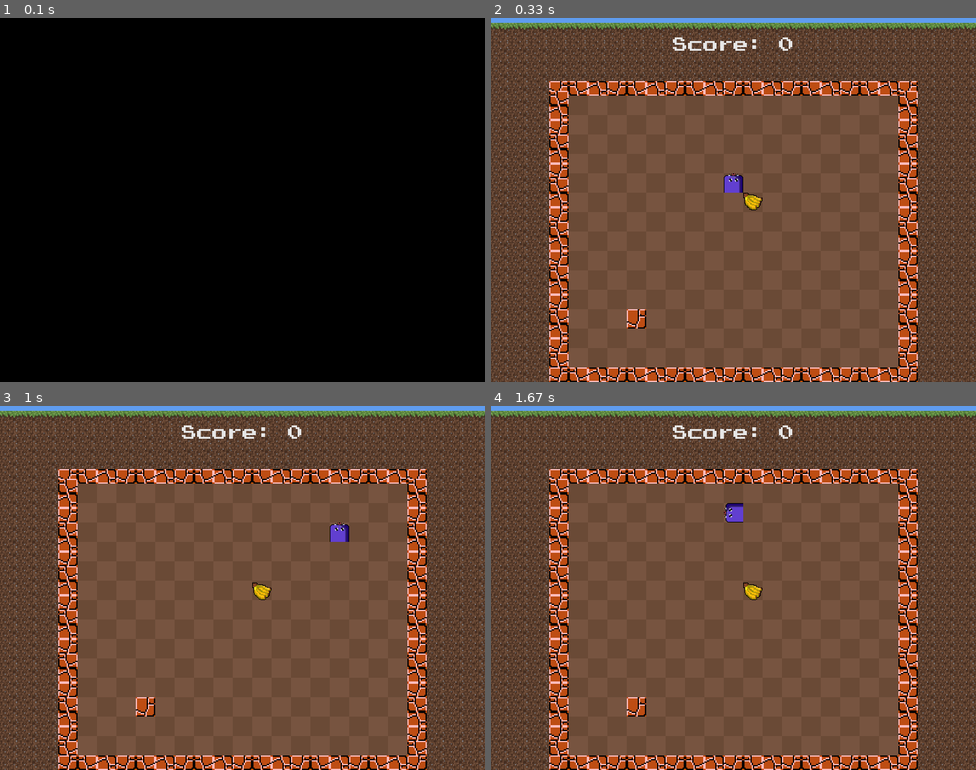
Above: before the commit, frames 1-4 (two rows, left to right).
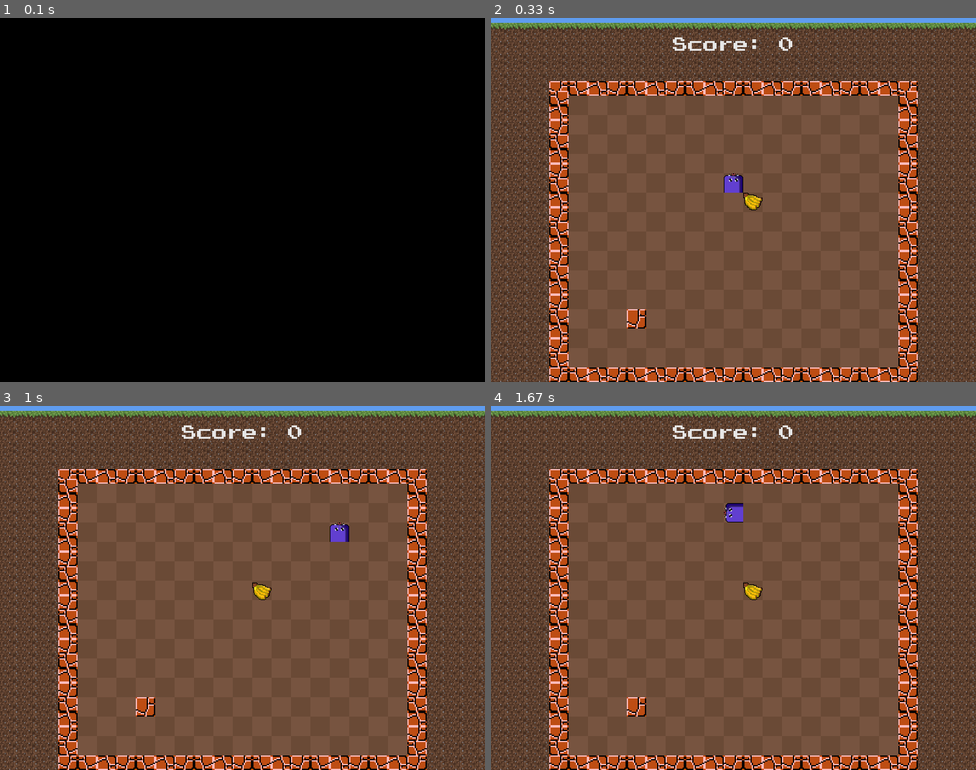
Above: after the commit, the same moments.

Repository: LUDUSLab/stem-games
Game: pygame game, started from natanael.lucena/snakepro/main.py
Two runs of this game, one before a commit and one after it. Both use one fixed random seed, a clock stepped at 60 frames per second and the inputs below.
Inputs:
- Up to frame 1 (0.1 s): no input
- Up to frame 2 (0.33 s): no input
- Up to frame 3 (1 s): hold D 0.33-0.8 s; hold W from 0.83 s (still down)
- Up to frame 4 (1.67 s): release W at 1.13 s; hold A 1.17-1.63 s

Frame 1 is identical in both runs. In frame 2, 7.8% of the frame differs, in the area x 0-100%, y 6-100%; in frame 3, 7.8%; in frame 4, 7.8%.

Commit message:
commented and improved code

Diff:
--- a/natanael.lucena/snakepro/config.py
+++ b/natanael.lucena/snakepro/config.py
@@ -57,13 +57,13 @@
 
 # Draw many 32x32 dark brown squares for the snake's arena background
 def draw_dark_brown_square():
-    for i in range(BLOCK_SIZE, window[1] - 120, BLOCK_SIZE):
+    for i in range(BLOCK_SIZE, window[1] - BLOCK_SIZE * 3 + 24, BLOCK_SIZE):
         if (i // BLOCK_SIZE) % 2:
             aux = BLOCK_SIZE
         else:
             aux = 0
         for j in range(aux + BLOCK_SIZE * 3, window[0] - BLOCK_SIZE * 3, 2*BLOCK_SIZE):
-            pygame.draw.rect(screen, COLOR_DARK_BROWN, (j, 96 + i, BLOCK_SIZE, BLOCK_SIZE))
+            pygame.draw.rect(screen, COLOR_DARK_BROWN, (j, 3*BLOCK_SIZE + i, BLOCK_SIZE, BLOCK_SIZE))
 
 
 # Ground sprite
@@ -73,7 +73,7 @@
 
 # Draw the ground background
 def draw_ground_block():
-    general_ground_block.y = 2*BLOCK_SIZE + 8
+    general_ground_block.y = BLOCK_SIZE * 2 + 24
     while general_ground_block.y <= window[1]:
         for i in range(0, BLOCK_SIZE * 2 + 1, BLOCK_SIZE):
             general_ground_block.x = i
@@ -84,12 +84,12 @@
         general_ground_block.y += BLOCK_SIZE
     general_ground_block.x = 0
     while general_ground_block.x <= window[0] - BLOCK_SIZE:
-        general_ground_block.y = 2 * BLOCK_SIZE + 8 - 2*BLOCK_SIZE
-        screen.blit(ground_block_imgs[2], general_ground_block)
-        general_ground_block.y = 2 * BLOCK_SIZE + 8 - BLOCK_SIZE
-        screen.blit(ground_block_imgs[(general_ground_block.y//BLOCK_SIZE) % 2], general_ground_block)
-        general_ground_block.y = 2 * BLOCK_SIZE + 8
-        screen.blit(ground_block_imgs[(general_ground_block.y//BLOCK_SIZE) % 2], general_ground_block)
+        aux = 2
+        for i in range(3):
+            general_ground_block.y = 8 + i*BLOCK_SIZE
+            screen.blit(ground_block_imgs[aux], general_ground_block)
+            if i == 0:
+                aux = (general_ground_block.y//BLOCK_SIZE) % 2
         general_ground_block.x += BLOCK_SIZE
 
 
--- a/natanael.lucena/snakepro/fruit.py
+++ b/natanael.lucena/snakepro/fruit.py
@@ -11,12 +11,13 @@
 general_fruit = fruits_imgs[0][0].get_rect()
 
 
+# Define the right location for fruit's spawn
 def random_fruit(body_pos):
     global general_fruit  # Fruit rectangle coordinates
     while True:
         general_fruit.x = randrange(4, (window[0] // BLOCK_SIZE) - 4) * BLOCK_SIZE
         general_fruit.y = randrange(4, (window[1] // BLOCK_SIZE)) * BLOCK_SIZE
-        if not any(pos == (general_fruit.x, general_fruit.y) for pos in
-                   body_pos):  # Checks if the fruit spawn position is not the same as the snake's body
+        # Check if the fruit spawn position is not the same as the snake's body
+        if not any(pos == (general_fruit.x, general_fruit.y) for pos in body_pos):
             break
     set_obj_coordinates(general_fruit, general_fruit.x, general_fruit.y)  # set fruit random position
--- a/natanael.lucena/snakepro/game.py
+++ b/natanael.lucena/snakepro/game.py
@@ -32,9 +32,11 @@
     blocks.clear()
     blocks.append(stone_block_img.get_rect())
     random_block(snake_pos, snake_len-1)
+
     # The game is not closed, so we either play again or leave the game
     while not game_close:
-        while game_over:  # When the snake collides with herself or with the wall, the game is over
+        # When the snake collides with herself or with the wall, the game is over
+        while game_over:
             screen.fill(COLOR_BROWN)
             if snake_len - 1 > player_record:
                 player_record = snake_len - 1
@@ -69,14 +71,17 @@
         for block in blocks:
             screen.blit(stone_block_img, block)
         screen.blit(fruit.fruits_imgs[random_ind2][frame_aux], fruit.general_fruit)
+
         # Displays score on the game screen
         msg(continue_msg, "Score: {}".format(snake_len - 1),
             (window[0] // 2 - continue_msg.size("Score: *")[0] / 2, BLOCK_SIZE))
+
         # Auxiliary variables
         frame_aux += 1
         if frame_aux > 2:
             frame_aux = 0
         fruit_eaten = (snake.snake.x == fruit.general_fruit.x and snake.snake.y == fruit.general_fruit.y)
+
         # Listen to players key and rotate the snake image to the respective direction
         for event in pygame.event.get():
             if event.type == pygame.QUIT:
@@ -112,11 +117,13 @@
                         snake.rotate_imgs(180, random_ind1)
                     snake.y_move = BLOCK_SIZE
                     snake.x_move = 0
+
         # Snake moves
         snake.snake.x += snake.x_move
         snake.snake.y += snake.y_move
         snake_head = (snake.snake.x, snake.snake.y)
         snake_pos.insert(0, snake_head)
+
         # Snake body "moves"
         if len(snake_pos) > snake_len:
             del snake_pos[len(snake_pos) - 1]
--- a/natanael.lucena/snakepro/main.py
+++ b/natanael.lucena/snakepro/main.py
@@ -1,3 +1,9 @@
+# Snake with Pygame by Natanael Lucena de Medeiros - 2021
+# Pygame documentation - https://www.pygame.org/docs/
+# Game font Press Start 2P, available at https://fonts.google.com/specimen/Press+Start+2P?preview.text_type=custom
+
+
 import game
 
+# Call main loop function
 game.game_loop()
--- a/natanael.lucena/snakepro/wall.py
+++ b/natanael.lucena/snakepro/wall.py
@@ -3,22 +3,25 @@
 from fruit import general_fruit
 from snake import x_move, y_move
 
+# Wall variables
 wall_imgs = []
 stone_block_img = img("stone-block")
 blocks = [stone_block_img.get_rect()]
 
 
+# Create wall image
 def create_wall_img():
     for i in range(3):
         wall_imgs.insert(i, img("stone-wall" + str(i+1)))
 
 
+# Draw the wall on screen
 def draw_wall():
     general_wall = wall_imgs[0].get_rect()
     aux = 0
     general_wall.x = 3*BLOCK_SIZE
     while general_wall.x < window[0] - 3*BLOCK_SIZE:
-        general_wall.y = 104
+        general_wall.y = BLOCK_SIZE * 3 + 8
         screen.blit(wall_imgs[aux], general_wall)
         general_wall.y = window[1] - general_wall.h
         screen.blit(wall_imgs[aux], general_wall)
@@ -38,6 +41,7 @@
             aux = 0
 
 
+# Define the right location for obstacle's spawn
 def random_block(body_pos, player_score):
     if player_score % 10 == 0 and player_score != 0:
         blocks.append(stone_block_img.get_rect())
@@ -45,23 +49,22 @@
         while True:
             block.x = randrange(4, (window[0] // BLOCK_SIZE) - 4) * BLOCK_SIZE
             block.y = randrange(4, (window[1] // BLOCK_SIZE)) * BLOCK_SIZE
-            if not any(pos == (block.x, block.y) for pos in
-                       body_pos):  # Checks if
+            # Check if the obstacle spawn position is not the same as the snake's body
+            if not any(pos == (block.x, block.y) for pos in body_pos):
+                # Check if the obstacle spawn position is not the same as the snake's body
                 if not (block.x == general_fruit.x and block.y == general_fruit.y):
+                    # Check if the obstacle spawn position is not too close of snakes head if it is moving horizontally
                     if block.y == body_pos[0][1]:
-                        if x_move > 0:
-                            if not (block.x - body_pos[0][0] < 5 * BLOCK_SIZE):
-                                break
-                        else:
-                            if not (body_pos[0][0] - block.x < 5 * BLOCK_SIZE):
-                                break
+                        if x_move > 0 and not (block.x - body_pos[0][0] < 5 * BLOCK_SIZE):
+                            break
+                        elif x_move < 0 and not (body_pos[0][0] - block.x < 5 * BLOCK_SIZE):
+                            break
+                    # Check if the obstacle spawn position is not too close of snakes head if it is moving vertically
                     elif block.x == body_pos[0][0]:
-                        if y_move > 0:
-                            if not (block.y - body_pos[0][0] < 5 * BLOCK_SIZE):
-                                break
-                        else:
-                            if not (body_pos[0][0] - block.y < 5 * BLOCK_SIZE):
-                                break
+                        if y_move > 0 and not (block.y - body_pos[0][0] < 5 * BLOCK_SIZE):
+                            break
+                        elif y_move < 0 and not (body_pos[0][0] - block.y < 5 * BLOCK_SIZE):
+                            break
                     else:
                         break
         set_obj_coordinates(block, block.x, block.y)  # set fruit random position
